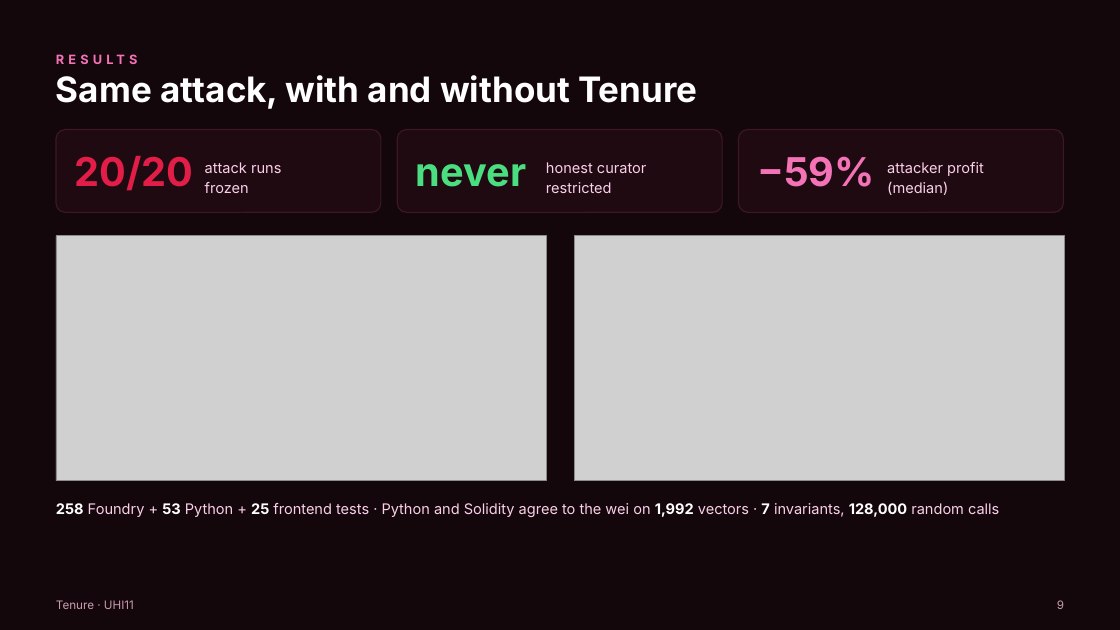
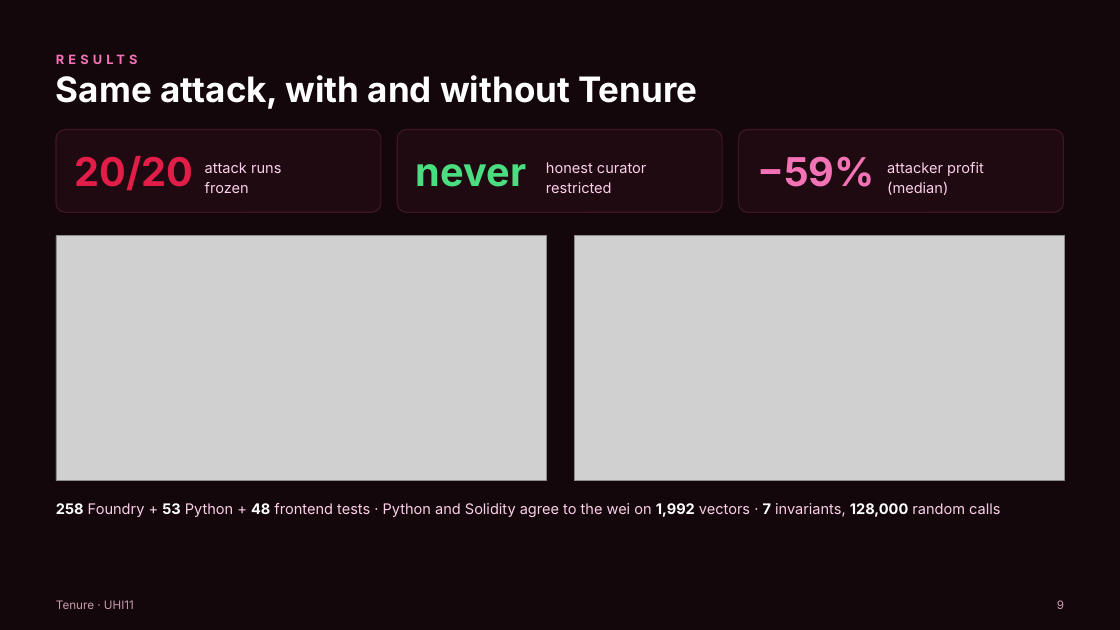
Before and after one commit to Cephei18/tenure, a slide deck: slide 9 of docs/slides/Tenure_UHI11.pptx. Drawn at 1120x630 pixels with LibreOffice and Linux fonts; fonts in the diff are those of the drawing; grey boxes stand for pictures. Boxes give left, top, right and bottom in pixels: in the first picture for what was removed or moved away, otherwise in the second. Text is boxed around its words. In the diff, an @@ line names an element or a change of style, - is before the commit and + after.

```diff
--- a/docs/slides/Tenure_UHI11.pptx
+++ b/docs/slides/Tenure_UHI11.pptx
@@ text at bbox=[56, 503, 1000, 517]: text changed @@
-258 Foundry + 53 Python + 25 frontend tests · Python and Solidity agree to the wei on 1,992 vectors · 7 invariants, 128,000 random calls
+258 Foundry + 53 Python + 48 frontend tests · Python and Solidity agree to the wei on 1,992 vectors · 7 invariants, 128,000 random calls
```
Also in this commit, not shown: 2 other slides changed, 21 other files.
